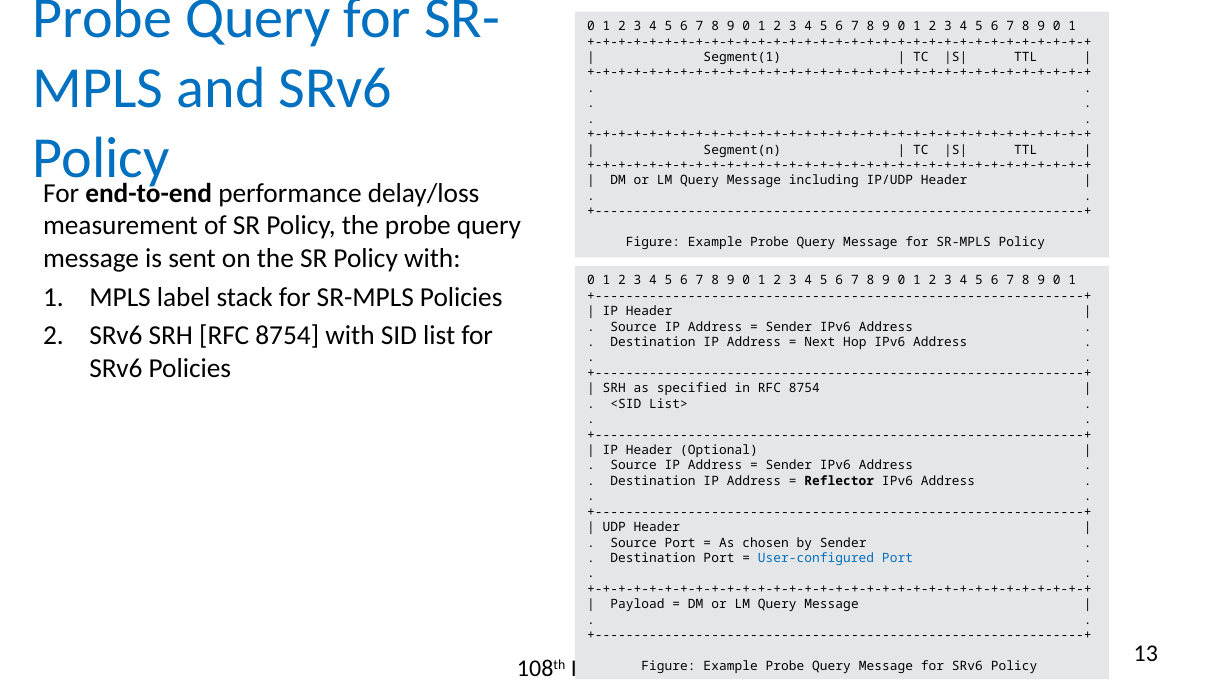
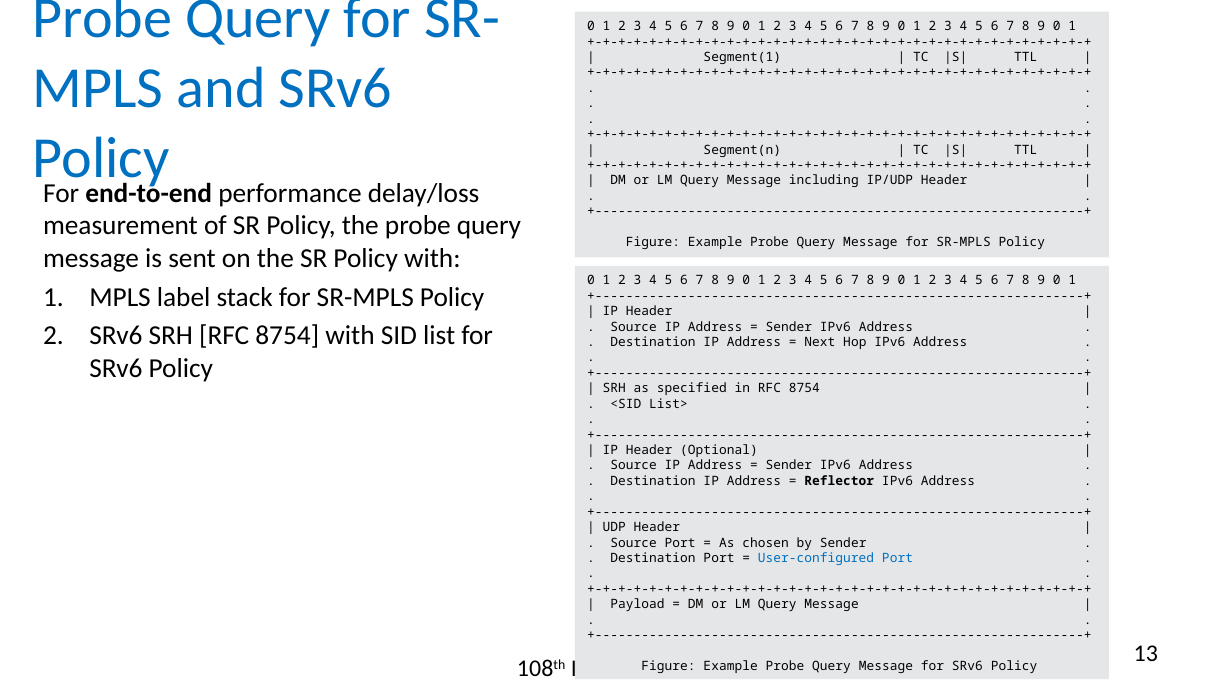
Before and after one commit to rakgandhi/ietf-slides, a slide deck: slide 13 of draft-gandhi-spring-twamp-srpm-09.pptx. Drawn at 1232x693 pixels with LibreOffice and Linux fonts; fonts in the diff are those of the drawing. Boxes give left, top, right and bottom in pixels: in the first picture for what was removed or moved away, otherwise in the second. Text is boxed around its words. In the diff, an @@ line names an element or a change of style, - is before the commit and + after.

```diff
--- a/draft-gandhi-spring-twamp-srpm-09.pptx
+++ b/draft-gandhi-spring-twamp-srpm-09.pptx
@@ text at bbox=[89, 287, 493, 382]: text changed @@
-1. MPLS label stack for SR-MPLS Policies
-2. SRv6 SRH [RFC 8754] with SID list for SRv6 Policies
+1. MPLS label stack for SR-MPLS Policy
+2. SRv6 SRH [RFC 8754] with SID list for SRv6 Policy
```
Also in this commit, not shown: 1 other slide changed, 3 other files.
